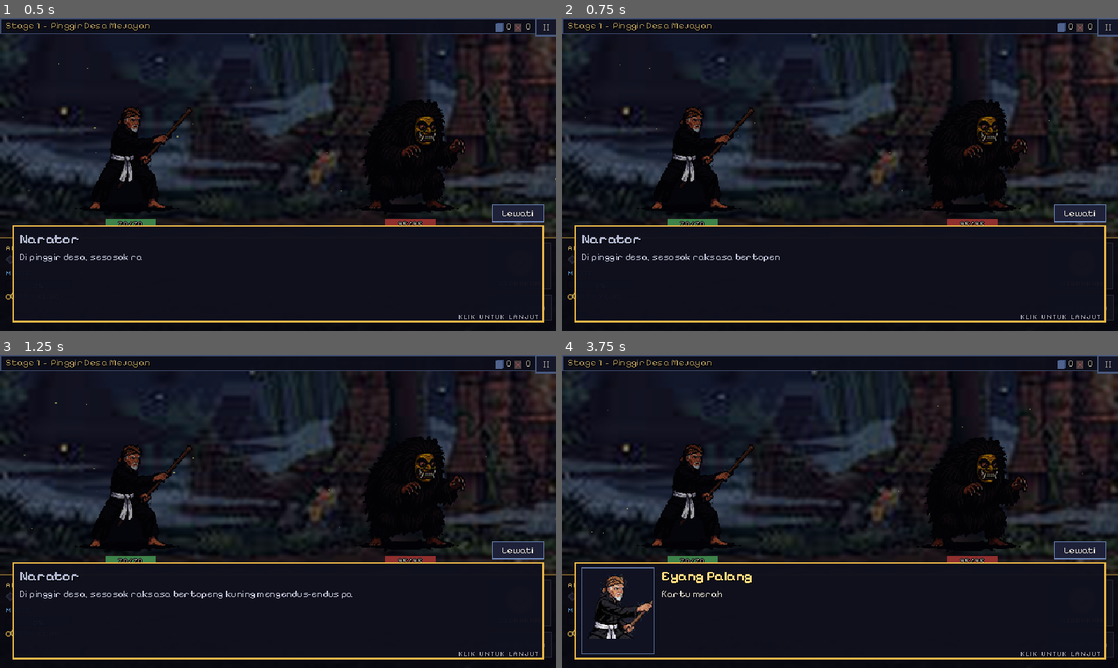
Above: before the commit, frames 1-4 (two rows, left to right).
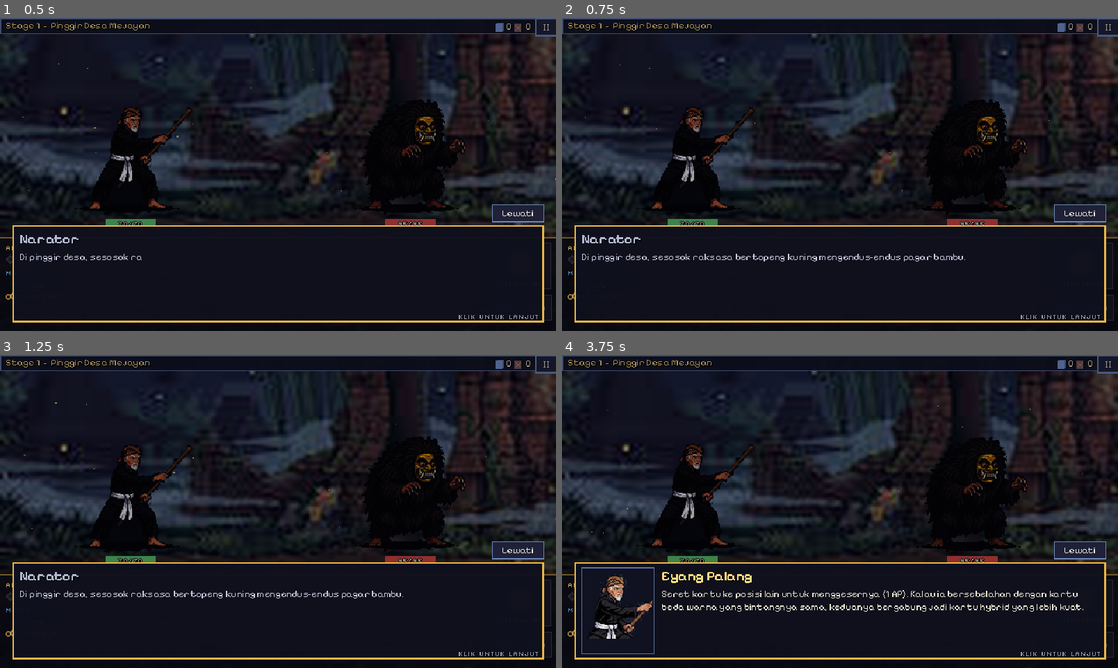
Above: after the commit, the same moments.

Repository: imamabidin999-maker/GDD
Game: Godot game, scene res://scenes/battle/battle_scene.tscn
Same seed, same stepped clock (60 frames per second), same inputs: the game is played once before the commit and once after it. This scene is started directly instead of the project's main scene.
Inputs (mouse positions are in pixels of both pictures, inside the frame that each line leads up to):
- Up to frame 1 (0.5 s): no input
- Up to frame 2 (0.75 s): click "II" at 0.5 s
- Up to frame 3 (1.25 s): no input
- Up to frame 4 (3.75 s): click "Lewati" at 1.25 s; tap Enter (ui_accept) at 2, 3.5 s; drag from (840, 511) to (895, 442) at 2.02 s; drag from (728, 527) to (812, 574) at 2.77 s; move the mouse to (895, 442) at 3.52 s; hold Right (ui_right) from 3.53 s (still down); hold Q (ultimate) from 3.53 s (still down); click (895, 442) at 3.67 s

Frame 1 is identical in both runs. In frame 2, 0.2% of the frame differs, in the area x 39-73%, y 75-78%; in frame 3, less than 0.1%; in frame 4, 0.9%, in the area x 18-94%, y 75-82%.

Commit message:
Perbaiki klik dialog, seret kartu, dan ganti bahasa saat battle
- Dialog cerita kini bisa dilanjutkan dengan klik mouse (sebelumnya
  lapisan gelap di belakangnya menelan klik, jadi hanya Spasi/Enter
  dan tombol Lewati yang berfungsi)
- HandView membaca posisi mouse dari event, bukan dari posisi kursor,
  sehingga seret-geser dan seret-ke-Buto selalu tepat
- Mengganti bahasa dari menu jeda langsung mengubah judul stage, turn,
  tombol HUD, judul kartu, nama Buto, dan menu jeda itu sendiri

Co-Authored-By: Claude Opus 5.5 <noreply@anthropic.com>
Claude-Session: https://claude.ai/code/session_01RN44zxTQExDTtL4zMHo3f7

Diff:
--- a/scenes/battle/battle_scene.gd
+++ b/scenes/battle/battle_scene.gd
@@ -53,7 +53,8 @@
 	_setup_enemies()
 
 	_hand.merge_recipes = CardDB.get_recipes()
-	_hud.setup(_battle, "%s  -  %s" % [tr("MAP_STAGE") % _stage.stage_number, tr(_stage.title_key)])
+	_hud.setup(_battle, _stage_title())
+	GameState.settings_changed.connect(_on_settings_changed)
 	_hand_view.setup(_battle)
 	_hand_view.deck_point = Vector2(40, 330)
 	_connect_signals()
@@ -113,6 +114,20 @@
 		_enemies.append(buto)
 		buto.phase_changed.connect(_on_phase_changed.bind(buto))
 		GameState.mark_buto_seen(key)
+
+
+func _stage_title() -> String:
+	return "%s  -  %s" % [tr("MAP_STAGE") % _stage.stage_number, tr(_stage.title_key)]
+
+
+## Bahasa bisa diganti dari menu jeda: tulis ulang teks yang tidak ikut
+## berganti sendiri.
+func _on_settings_changed() -> void:
+	_hud.refresh_texts(_stage_title())
+	for enemy: EnemyUnit in _enemies:
+		var buto := enemy as EnemyButo
+		if buto != null:
+			buto.display_name = tr("BUTO_" + buto.get_type_key().to_upper())
 
 
 func _add_fireflies() -> void:
@@ -491,9 +506,19 @@
 		root.queue_free())
 	settings.pressed.connect(func() -> void:
 		var s := SettingsPanel.new()
-		root.add_child(s))
+		root.add_child(s)
+		# Buka ulang menu jeda supaya teksnya memakai bahasa yang baru.
+		s.closed.connect(func() -> void:
+			root.queue_free()
+			_reopen_pause.call_deferred()))
 	to_map.pressed.connect(func() -> void: SceneRouter.go_to(SceneRouter.STAGE_MAP))
 	to_menu.pressed.connect(func() -> void: SceneRouter.go_to(SceneRouter.MAIN_MENU))
+
+
+func _reopen_pause() -> void:
+	get_tree().paused = false
+	await get_tree().process_frame
+	_open_pause()
 
 
 func _on_battle_ended(player_won: bool) -> void:
--- a/ui/battle/battle_hud.gd
+++ b/ui/battle/battle_hud.gd
@@ -61,6 +61,13 @@
 	_refresh_piles()
 	_refresh_chain()
 	refresh_buttons()
+
+
+## Menulis ulang teks yang dirakit dari beberapa bagian (dipanggil saat bahasa diganti).
+func refresh_texts(stage_title: String) -> void:
+	_stage_label.text = stage_title
+	if battle.turn_number > 0:
+		_turn_label.text = tr("BATTLE_TURN") % battle.turn_number
 
 
 #region Bangun
@@ -183,7 +190,8 @@
 	_ultimate_button.text = ""
 	_ultimate_button.pressed.connect(func() -> void: ultimate_pressed.emit())
 	add_child(_ultimate_button)
-	var ult_label := UIKit.small_label(tr("BATTLE_ULTIMATE_SHORT"), UIKit.COLOR_GOLD)
+	# Teks berupa kunci terjemahan supaya ikut berganti saat bahasa diubah.
+	var ult_label := UIKit.small_label("BATTLE_ULTIMATE_SHORT", UIKit.COLOR_GOLD)
 	ult_label.position = Vector2(562, PANEL_TOP + 47)
 	ult_label.size = Vector2(72, 10)
 	ult_label.horizontal_alignment = HORIZONTAL_ALIGNMENT_CENTER
@@ -193,7 +201,7 @@
 		var preview := roundi(battle.ultimate_base_damage * battle.player.ultimate_damage_multiplier * maxf(battle.player.moxie, 100.0) / 100.0)
 		return tr("BATTLE_ULTIMATE_TIP") % preview)
 
-	_end_turn_button = UIKit.button(tr("BATTLE_END_TURN"))
+	_end_turn_button = UIKit.button("BATTLE_END_TURN")
 	_end_turn_button.position = Vector2(562, PANEL_TOP + 66)
 	_end_turn_button.size = Vector2(72, 30)
 	_end_turn_button.pressed.connect(func() -> void: end_turn_pressed.emit())
--- a/ui/battle/card_view.gd
+++ b/ui/battle/card_view.gd
@@ -146,7 +146,8 @@
 	_accent = ACCENTS.get(family, Color.WHITE)
 	_frame.texture = data.frame
 	_icon.texture = data.icon
-	_title.text = tr(data.display_name + "_SHORT")
+	# Kunci terjemahan langsung, supaya judul ikut berganti saat bahasa diubah.
+	_title.text = data.display_name + "_SHORT"
 	_title.add_theme_color_override("font_color", _accent)
 	_rank.text = str(data.rank)
 
--- a/ui/battle/hand_view.gd
+++ b/ui/battle/hand_view.gd
@@ -29,6 +29,8 @@
 var _rebuild_queued: bool = false
 var _pressed_view: CardView
 var _press_point := Vector2.ZERO
+## Posisi mouse terakhir dari event (dalam koordinat viewport).
+var _mouse := Vector2.ZERO
 var _dragging: bool = false
 var _drag_offset := Vector2.ZERO
 var _insert_marker: ColorRect
@@ -209,17 +211,23 @@
 
 func _on_card_pressed(view: CardView) -> void:
 	_pressed_view = view
-	_press_point = get_global_mouse_position()
+	_press_point = _mouse
 	_dragging = false
 	_drag_offset = _press_point - view.global_position
 
 
 func _input(event: InputEvent) -> void:
+	# _input menerima event sebelum kartu (_gui_input), jadi posisi ini sudah
+	# terisi saat _on_card_pressed dipanggil. Koordinatnya koordinat viewport,
+	# sama dengan koordinat global HUD (CanvasLayer tanpa offset).
+	var mouse_event := event as InputEventMouse
+	if mouse_event != null:
+		_mouse = mouse_event.position
 	if _pressed_view == null:
 		return
 	var motion := event as InputEventMouseMotion
 	if motion != null:
-		var point := get_global_mouse_position()
+		var point := _mouse
 		if not _dragging and point.distance_to(_press_point) > DRAG_THRESHOLD:
 			if _pressed_view.card.is_locked():
 				locked_card_dragged.emit(_pressed_view)
@@ -235,7 +243,7 @@
 		return
 	var mb := event as InputEventMouseButton
 	if mb != null and mb.button_index == MOUSE_BUTTON_LEFT and not mb.pressed:
-		_release(get_global_mouse_position())
+		_release(_mouse)
 
 
 func _release(point: Vector2) -> void:
--- a/ui/common/dialog_box.gd
+++ b/ui/common/dialog_box.gd
@@ -43,7 +43,11 @@
 	set_anchors_and_offsets_preset(Control.PRESET_FULL_RECT)
 	mouse_filter = Control.MOUSE_FILTER_STOP
 	process_mode = Node.PROCESS_MODE_ALWAYS
-	add_child(UIKit.dimmer(0.35))
+	# Klik harus sampai ke DialogBox sendiri (untuk lanjut ke baris berikutnya),
+	# jadi lapisan gelapnya tidak boleh menangkap mouse.
+	var dim := UIKit.dimmer(0.35)
+	dim.mouse_filter = Control.MOUSE_FILTER_IGNORE
+	add_child(dim)
 
 	_panel = PanelContainer.new()
 	_panel.theme_type_variation = &"GoldPanel"
